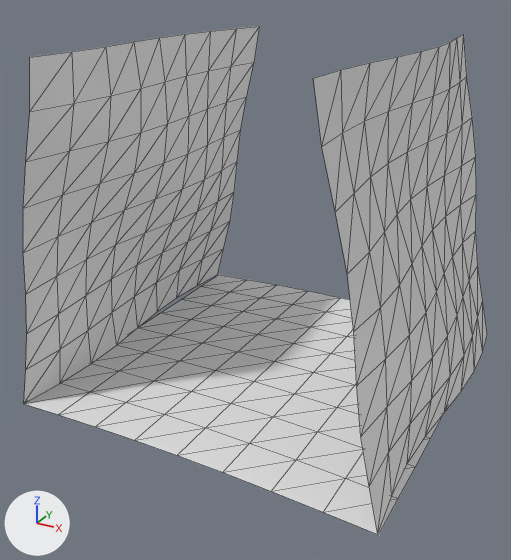
The glTF model assets/models/tile_corridor_straight.glb, before and after one commit.
Rendered twice from a camera (50 mm lens) standing at (3.28, -6.44, 4.26) and looking at (-0.07, -0.33, 1.21). Every picture has the same lights, and +X, +Y and +Z are marked at lower left. The first picture is the older version. Mesh edges are drawn as thin lines. Vertices at exactly the same position are counted once.

The older version as bpy lines, for what is in view:
```python
mat_m_dungeon_floor = principled_material('M_Dungeon_Floor')
mat_m_dungeon_floor.base_color = (0.8, 0.8, 0.8)  # white #e7e7e7
mat_m_dungeon_moss = principled_material('M_Dungeon_Moss')
mat_m_dungeon_moss.base_color = (0.8, 0.8, 0.8)  # white #e7e7e7
mat_m_dungeon_stone = principled_material('M_Dungeon_Stone')
mat_m_dungeon_stone.base_color = (0.8, 0.8, 0.8)  # white #e7e7e7
me_tile_corridor_straight_mesh = bpy.data.meshes.new('Tile_Corridor_Straight_Mesh')
me_tile_corridor_straight_mesh.from_pydata(...)  # 243 vertices, 384 faces; spans x -2.08..2.08, y -2.0..2.0, z 0.0..3.6
# faces by material slot: [128, 96, 160]
me_tile_corridor_straight_mesh.materials.append(mat_m_dungeon_floor)  # white #e7e7e7
me_tile_corridor_straight_mesh.materials.append(mat_m_dungeon_moss)  # white #e7e7e7
me_tile_corridor_straight_mesh.materials.append(mat_m_dungeon_stone)  # white #e7e7e7
ob_tile_corridor_straight = bpy.data.objects.new('Tile_Corridor_Straight', me_tile_corridor_straight_mesh)
ob_tile_corridor_straight.location = (0.0, 0.0, 0.0)
```
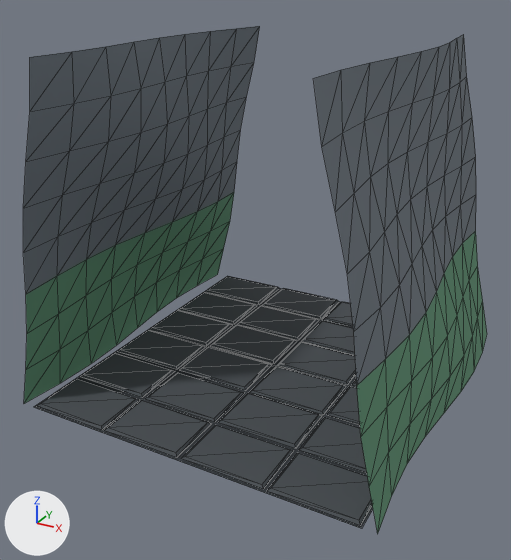
Boxes (x1, y1, x2, y2) around the edits, measured in the pictures (511 x 560 px):
'Tile_Corridor_Straight', recoloured, reshaped (darker)
    before: (23, 26, 487, 535)
    after: (23, 26, 487, 534)
part 1 of me_tile_corridor_straight_mesh, cut back
    before: (23, 275, 464, 535)
    after: (34, 276, 464, 529)

The edits, one by one:
Material 'M_Dungeon_Floor' (mat_m_dungeon_floor) changes colour from white #e7e7e7 to dark grey #484d52; in linear values from (0.8, 0.8, 0.8) to (0.065, 0.075, 0.085).
Material 'M_Dungeon_Moss' (mat_m_dungeon_moss) changes colour from white #e7e7e7 to green #5f9373; in linear values from (0.8, 0.8, 0.8) to (0.114, 0.29, 0.173).
Material 'M_Dungeon_Stone' (mat_m_dungeon_stone) changes colour from white #e7e7e7 to grey #6f7981; in linear values from (0.8, 0.8, 0.8) to (0.16, 0.19, 0.22).
Material 'M_Floor_Grout' (mat_m_floor_grout) is new.
Its base color is (0.035, 0.042, 0.05) (dark grey #353a3f).
Its roughness is 0.96.
me_tile_corridor_straight_mesh is used by ob_tile_corridor_straight; location (0.0, 0.0, 0.0).
me_tile_corridor_straight_mesh had 243 vertices, 384 faces and spanned x -2.08..2.08, y -2.0..2.0, z 0.0..3.6.
me_tile_corridor_straight_mesh now has 358 vertices, 498 faces and spans x -2.08..2.08, y -2.0..2.0, z 0.0..3.6.
Part 1, on me_tile_corridor_straight_mesh:
81 vertices are removed from x -2.0..2.0, y -2.0..2.0, z 0.0..0.06.
134 faces are deleted.
68 vertices are added at x -1.85..1.85, y -2.0..2.0, z 0.0..0.04.
44 new vertices lie (0.83, 0.0, 0.0) away from vertices in x -1.81..0.98, y -1.96..1.96, z 0.03..0.04.
13 new vertices lie (-0.03, 0.6, -0.02) away from vertices in x -1.8..0.98, y -1.96..1.39, z 0.03.
13 new vertices lie (0.03, -0.6, -0.02) away from vertices in x -0.97..1.81, y -1.39..1.96, z 0.03.
12 new vertices lie (0.86, 0.03, -0.02) away from vertices in x -1.8..0.98, y -1.39..1.96, z 0.03.
12 new vertices lie (-0.89, 0.0, 0.0) away from vertices in x -0.94..1.84, y -1.99..1.36, z 0.01.
8 new vertices lie (0.03, -0.6, -0.03) away from vertices in x -0.98..1.81, y -1.38..1.96, z 0.04.
7 new vertices lie (0.0, 0.63, 0.0) away from vertices in x -0.95..1.83, y -1.98..1.35, z 0.01.
13 new vertices lie (-0.89, 0.0, 0.0) away from vertices in x -0.95..1.84, y -1.98..1.98, z 0.01.
6 new vertices lie (0.88, 0.0, 0.0) away from vertices in x -1.83..0.02, y -1.97..1.31, z 0.01.
240 new faces join them, mat_m_dungeon_floor (dark grey #484d52).
6 new faces join them, mat_m_dungeon_moss (green #5f9373).
2 new faces join them, mat_m_floor_grout (dark grey #353a3f).
me_tile_corridor_straight_mesh gains material mat_m_floor_grout (dark grey #353a3f).
